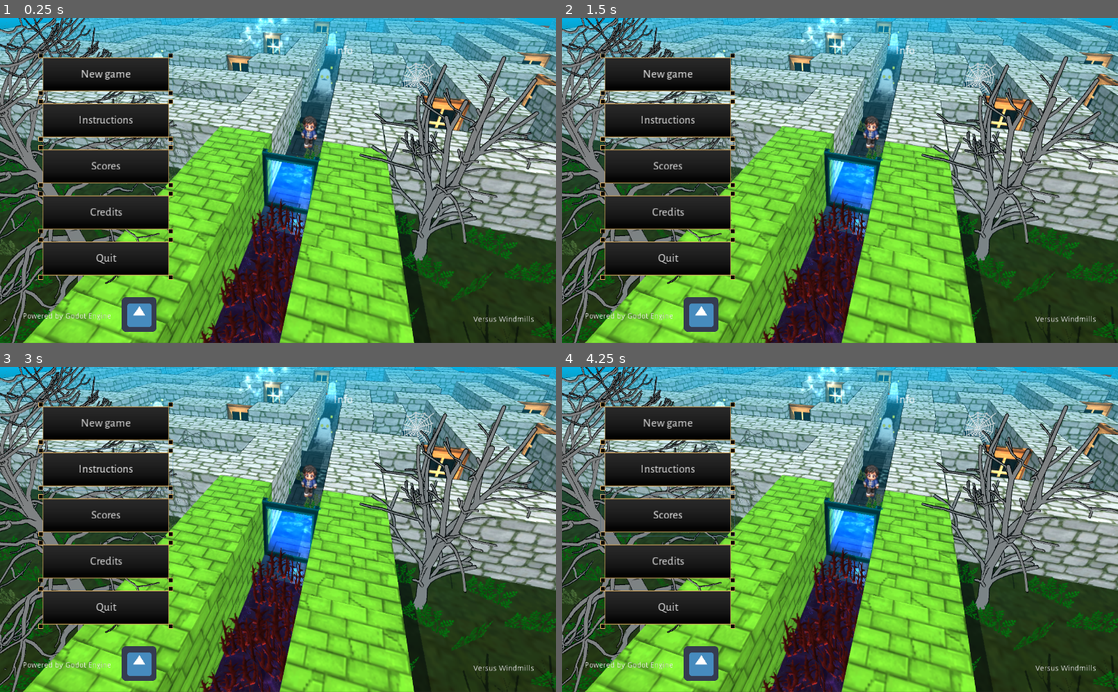
Above: before the commit, frames 1-4 (two rows, left to right).
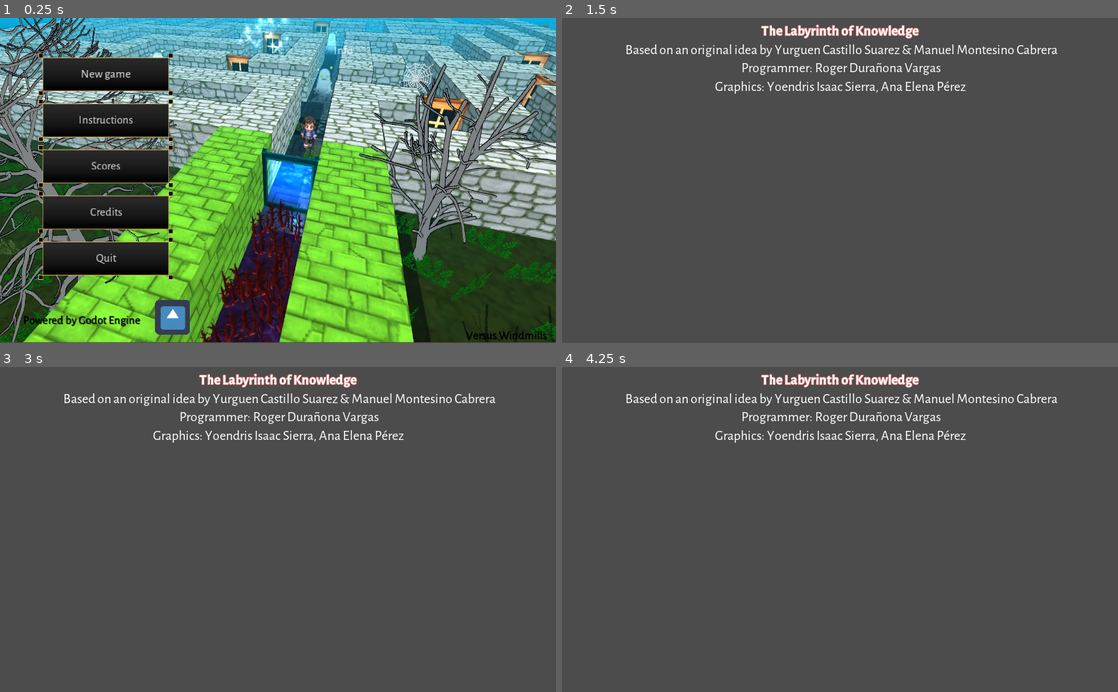
Above: after the commit, the same moments.

Repository: rogerdv/labyrinth
Game: Godot game, scene res://Scenes/main_menu.tscn
Same seed, same stepped clock (60 frames per second), same inputs: the game is played once before the commit and once after it. The engine's default icon, where the game draws it, is replaced by a stand-in: a white triangle on a blue panel in a dark square.
Inputs (mouse positions are in pixels of both pictures, inside the frame that each line leads up to):
- Up to frame 1 (0.25 s): no input
- Up to frame 2 (1.5 s): click "Credits" at 0.5 s; click (667, 73) at 1.25 s, where only the run before the commit has a clickable "New game"
- Up to frame 3 (3 s): click (105, 422) at 2 s, where only the run before the commit has a clickable "New game"; click (105, 471) at 2.75 s, where only the run before the commit has a clickable "Instructions"
- Up to frame 4 (4.25 s): click (667, 516) at 3.5 s, where only the run before the commit has a clickable "Scores"

The runs differ from the first frame. In frame 1, 11% of the frame differs, in the area x 0-100%, y 0-100%; in frame 2, 97%; in frame 3, 97%; in frame 4, 97%.

Commit message:
Added missing scripts

Diff:
--- a/Scenes/lab01.tscn
+++ b/Scenes/lab01.tscn
@@ -14,15 +14,6 @@
 [node name="CanvasLayer" type="CanvasLayer" parent="."]
 
 [node name="UI" parent="CanvasLayer" instance=ExtResource( 3 )]
-
-[node name="ColorRect" type="ColorRect" parent="CanvasLayer"]
-visible = false
-anchor_right = 1.0
-anchor_bottom = 1.0
-color = Color( 0.196078, 0.176471, 0.176471, 0.54902 )
-__meta__ = {
-"_edit_use_anchors_": false
-}
 
 [node name="SceneInfo" type="Node" parent="."]
 script = ExtResource( 7 )
@@ -49,3 +40,7 @@
 
 [node name="key2" parent="." instance=ExtResource( 9 )]
 position = Vector2( 245.172, 343.337 )
+
+[node name="CanvasModulate" type="CanvasModulate" parent="."]
+visible = false
+color = Color( 0.337255, 0.294118, 0.294118, 1 )
--- a/Scenes/lab07.tscn
+++ b/Scenes/lab07.tscn
@@ -20,6 +20,7 @@
 
 [node name="Node" type="Node" parent="."]
 script = ExtResource( 3 )
+NextLevel = "res://Scenes/lab08.tscn"
 
 [node name="Navigation2D" type="Navigation2D" parent="."]
 
--- a/Scenes/main_menu.tscn
+++ b/Scenes/main_menu.tscn
@@ -23,8 +23,6 @@
 [node name="TextureRect" type="TextureRect" parent="."]
 anchor_right = 1.0
 anchor_bottom = 1.0
-margin_right = 1.0
-margin_bottom = 1.0
 texture = ExtResource( 9 )
 expand = true
 __meta__ = {
@@ -139,10 +137,13 @@
 }
 
 [node name="develop_by" type="Label" parent="."]
-margin_left = 871.696
-margin_top = 551.256
-margin_right = 911.696
-margin_bottom = 565.256
+anchor_left = 1.0
+anchor_top = 1.0
+anchor_right = 1.0
+anchor_bottom = 1.0
+margin_left = -166.0
+margin_top = -27.0
+theme = ExtResource( 4 )
 text = "Versus Windmills"
 __meta__ = {
 "_edit_use_anchors_": false
@@ -157,15 +158,17 @@
 margin_top = 20.717
 margin_right = -21.5608
 margin_bottom = -13.283
+theme = ExtResource( 4 )
 text = "Powered by Godot Engine"
 __meta__ = {
 "_edit_use_anchors_": false
 }
 
 [node name="icon" type="Sprite" parent="power_by"]
-position = Vector2( 214.293, 3.27081 )
+position = Vector2( 276.029, 8.31048 )
 texture = ExtResource( 6 )
 [connection signal="pressed" from="VBoxContainer/newgame" to="." method="_on_newgame_pressed"]
 [connection signal="pressed" from="VBoxContainer/continue" to="." method="_on_continue_pressed"]
+[connection signal="pressed" from="VBoxContainer/credits" to="." method="_on_credits_pressed"]
+[connection signal="pressed" from="VBoxContainer/quit" to="." method="_on_quit_pressed"]
 [connection signal="pressed" from="VBoxContainer/quit" to="." method="_on_newgame_pressed"]
-[connection signal="pressed" from="VBoxContainer/quit" to="." method="_on_quit_pressed"]
--- a/Scenes/player.tscn
+++ b/Scenes/player.tscn
@@ -1,9 +1,8 @@
-[gd_scene load_steps=10 format=2]
+[gd_scene load_steps=9 format=2]
 
 [ext_resource path="res://Scripts/player.gd" type="Script" id=1]
 [ext_resource path="res://Images/Main Character Animation (4).png" type="Texture" id=2]
 [ext_resource path="res://Scripts/GetCollider.gd" type="Script" id=3]
-[ext_resource path="res://Images/light.png" type="Texture" id=4]
 
 [sub_resource type="RectangleShape2D" id=1]
 extents = Vector2( 11.9786, 21.5868 )
@@ -104,10 +103,3 @@
 script = ExtResource( 3 )
 
 [node name="AudioStreamPlayer2D2" type="AudioStreamPlayer2D" parent="."]
-
-[node name="Light2D" type="Light2D" parent="."]
-texture = ExtResource( 4 )
-color = Color( 0.905882, 0.890196, 0.890196, 1 )
-energy = 0.5
-shadow_enabled = true
-shadow_color = Color( 0.0980392, 0.0823529, 0.0823529, 0.92549 )
--- /dev/null
+++ b/Scripts/UI/InfoBar.gd
@@ -0,0 +1,28 @@
+extends Control
+
+
+func _ready() -> void:
+	pass # Replace with function body.
+
+func update_time(percent):
+	$Cont/progress.value = percent
+
+func set_score(score):
+	$Cont/Score.text = String(score)
+
+func set_keys(keys):
+	$Cont/keys.text = String(keys)
+
+func set_bombs(bombs):
+	$Cont/bombs.text = String(bombs)
+
+func _on_Map_pressed() -> void:
+	get_node("../../player").ToggleCamera(false)
+	get_node("../../Camera2D").current = true
+
+
+func _on_Fire_pressed() -> void:
+	get_node("../../player").FireBomb()
+
+func get_joystick():
+	return $Sprite/TouchScreenButton
--- /dev/null
+++ b/Scripts/UI/VictoryUI.gd
@@ -0,0 +1,24 @@
+extends Control
+
+
+# Declare member variables here. Examples:
+# var a: int = 2
+# var b: String = "text"
+
+
+# Called when the node enters the scene tree for the first time.
+func _ready() -> void:
+	$score.text = String(GameInstance.score)
+
+
+# Called every frame. 'delta' is the elapsed time since the previous frame.
+#func _process(delta: float) -> void:
+#	pass
+
+
+func _on_Exit_pressed() -> void:
+	get_tree().quit()
+
+
+func _on_BacktoMain_pressed() -> void:
+	get_tree().change_scene("res://Scenes/main_menu.tscn")
--- a/Scripts/UI/main_menu.gd
+++ b/Scripts/UI/main_menu.gd
@@ -21,3 +21,7 @@
 
 func _on_continue_pressed() -> void:
 	GameInstance.LoadGame()
+
+
+func _on_credits_pressed() -> void:
+	get_tree().change_scene("res://Scenes/credits.tscn")
